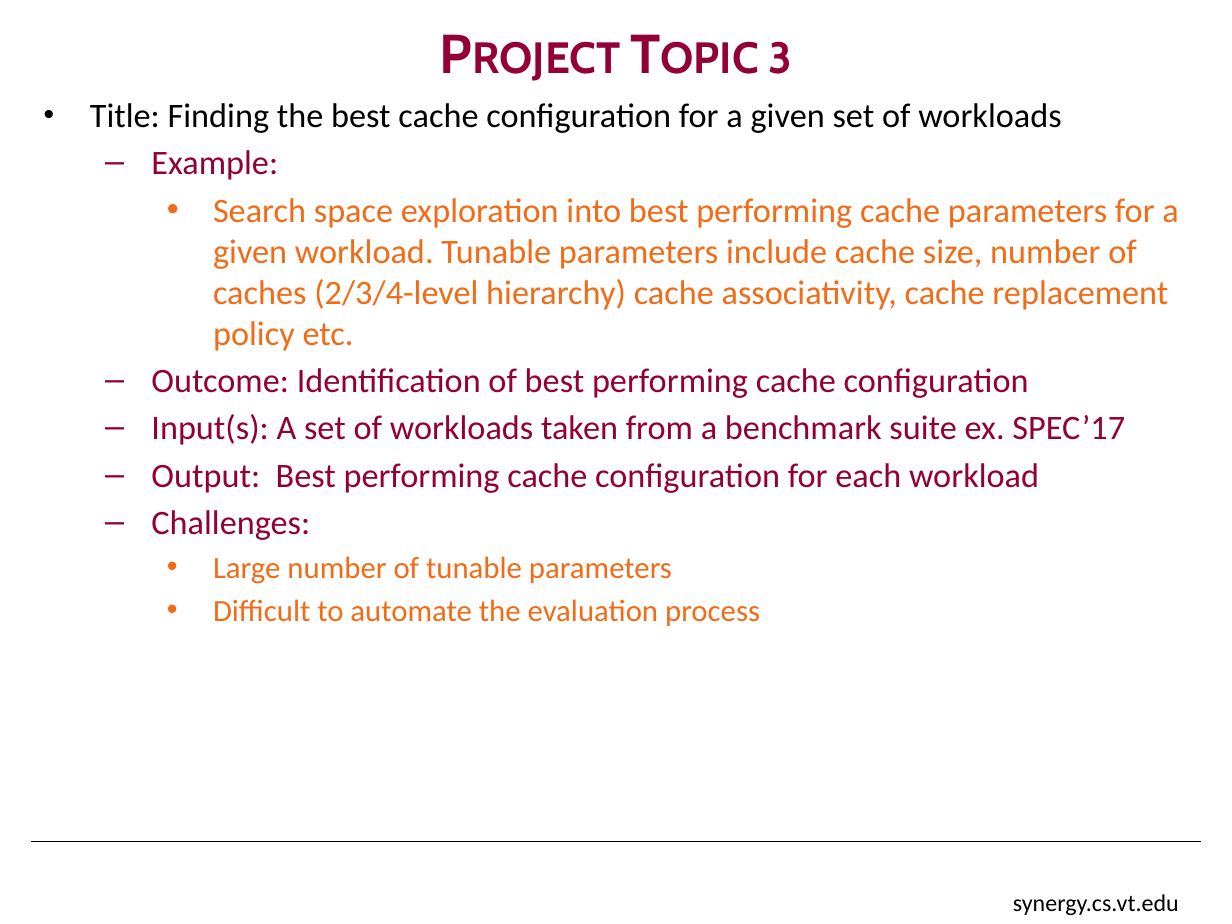
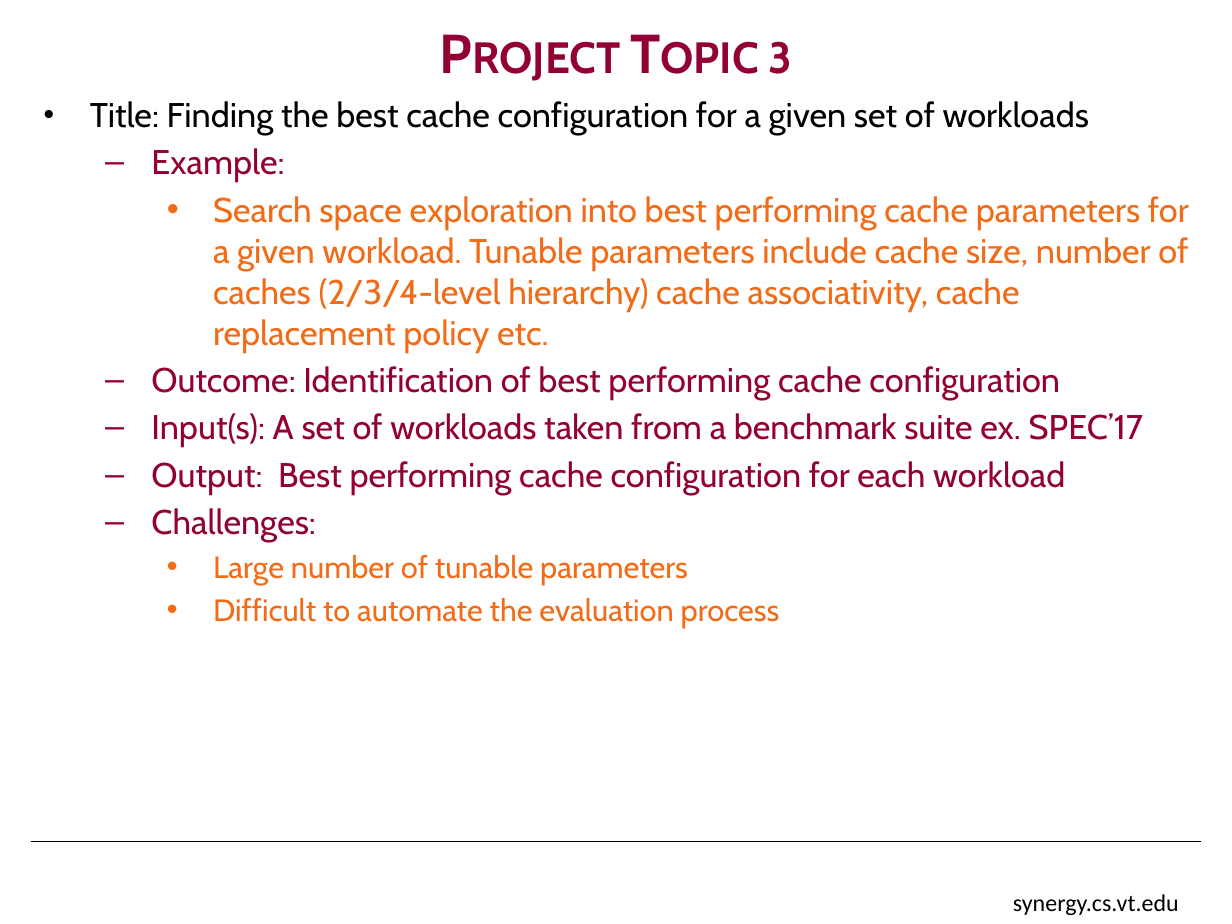
Before and after one commit to w-feng/CompArch-MIPS-POWER, a slide deck: slide 4 of Projects/CS4504_project_ideas.pptx. Drawn at 1232x924 pixels with LibreOffice and Linux fonts; fonts in the diff are those of the drawing; background and template pictures are left out. Boxes give left, top, right and bottom in pixels: in the first picture for what was removed or moved away, otherwise in the second. Text is boxed around its words. In the diff, an @@ line names an element or a change of style, - is before the commit and + after.

Commit message:
Update fonts

```diff
--- a/Projects/CS4504_project_ideas.pptx
+++ b/Projects/CS4504_project_ideas.pptx
@@ text "Title: Finding the best cache ..." at (90, 101, 1189, 628): font Calibri to Cabin @@
```
Also in this commit, not shown: 3 other slides changed, 1 slide added.
